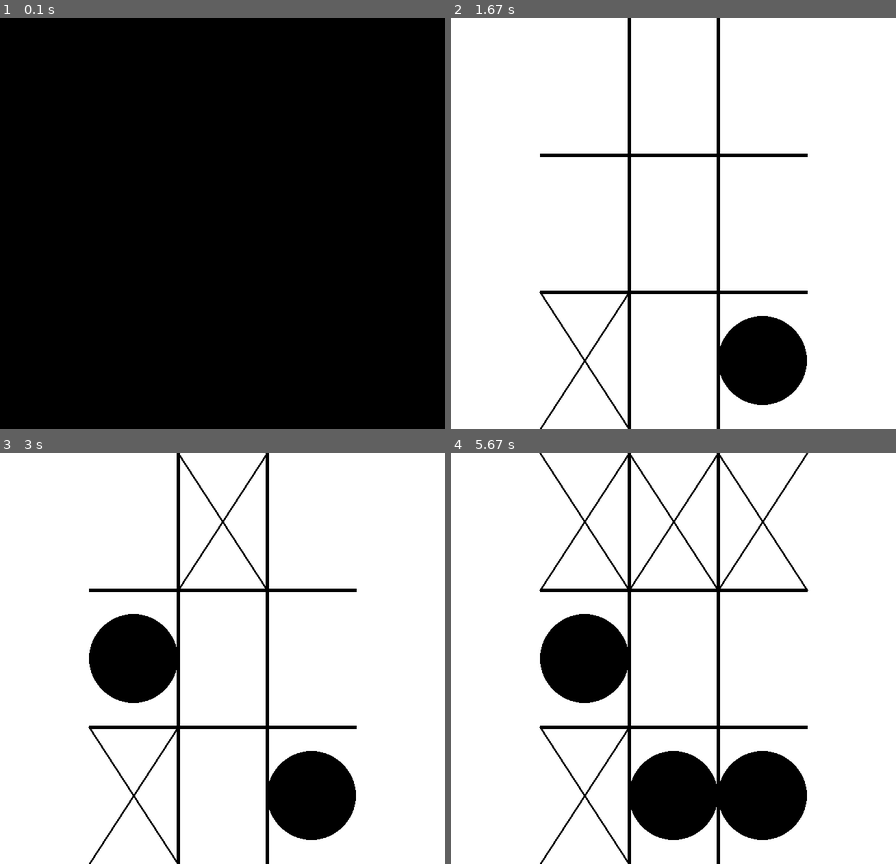
Above: before the commit, frames 1-4 (two rows, left to right).
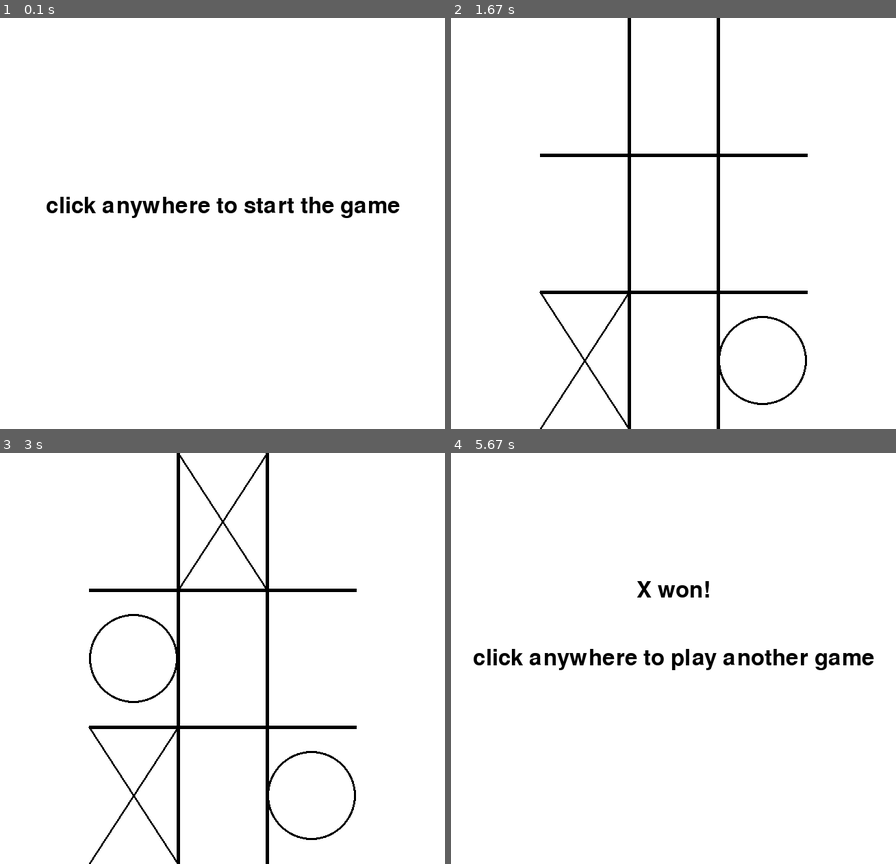
Above: after the commit, the same moments.

Repository: jerukan/tictactoePygame
Game: pygame game, started from src/main.py
Same seed, same stepped clock (60 frames per second), same inputs: the game is played once before the commit and once after it.
Inputs (mouse positions are in pixels of both pictures, inside the frame that each line leads up to):
- Up to frame 1 (0.1 s): no input
- Up to frame 2 (1.67 s): click (673, 223) at 0.38 s; press the mouse at (584, 359) at 0.7 s; move the mouse to (655, 309) at 0.8 s; release the mouse at (726, 260) at 0.93 s; press the mouse at (762, 359) at 1.17 s; move the mouse to (740, 289) at 1.27 s; release the mouse at (722, 223) at 1.4 s
- Up to frame 3 (3 s): press the mouse at (222, 522) at 1.8 s; move the mouse to (204, 642) at 1.9 s; release the mouse at (186, 765) at 2.03 s; press the mouse at (133, 658) at 2.6 s; move the mouse to (151, 629) at 2.7 s; release the mouse at (169, 600) at 2.83 s
- Up to frame 4 (5.67 s): move the mouse to (744, 506) at 3.47 s; click (744, 506) at 3.9 s; move the mouse to (637, 810) at 4.47 s; click (637, 810) at 4.93 s; press the mouse at (584, 522) at 5.57 s

The runs differ from the first frame. In frame 1, 99% of the frame differs, in the area x 0-100%, y 0-100%; in frame 2, 3.1%; in frame 3, 6.2%; in frame 4, 15%.

Commit message:
Added menu screens and a shapes folder.

Diff:
--- a/src/board.py
+++ b/src/board.py
@@ -2,6 +2,7 @@
 from color import Color
 from window import Window
 from game import Game
+from shapes import *
 
 class Board:
 
@@ -58,10 +59,9 @@
                 tile = self.boardTiles[y][x]
                 tilesymb = self.board[y][x]
                 if tilesymb == "X":
-                    pygame.draw.line(Window.DISPLAYSURF, Color.BLACK, tile.topleft, tile.bottomright, 3)
-                    pygame.draw.line(Window.DISPLAYSURF, Color.BLACK, tile.topright, tile.bottomleft, 3)
+                    ShapeX().draw(Window.DISPLAYSURF, Color.BLACK, tile.center, tile.width, tile.height)
                 if tilesymb == "O":
-                    pygame.draw.circle(Window.DISPLAYSURF, Color.BLACK, tile.center, int(tile.width / 2))
+                    ShapeO().draw(Window.DISPLAYSURF, Color.BLACK, tile.center, tile.width)
 
         pygame.display.update()
 
--- a/src/main.py
+++ b/src/main.py
@@ -15,6 +15,8 @@
 
 
 def run():
+
+    surface.displayMenu()
 
     while True:
 
@@ -39,6 +41,7 @@
 
                 if game.checkWinner(board.board, symbol):
                     playing = False
+                    surface.displayWinner(symbol)
                     break
                 CLOCK.tick(surface.FPS)
 
--- /dev/null
+++ b/src/shapes/__init__.py
@@ -0,0 +1,2 @@
+from .shapeX import ShapeX
+from .shapeO import ShapeO
--- /dev/null
+++ b/src/shapes/shapeO.py
@@ -0,0 +1,6 @@
+import pygame
+
+class ShapeO:
+
+    def draw(self, surface, color, center, width):
+        pygame.draw.circle(surface, color, center, int(width / 2), 3)
--- /dev/null
+++ b/src/shapes/shapeX.py
@@ -0,0 +1,7 @@
+import pygame
+
+class ShapeX:
+
+    def draw(self, surface, color, center, width, height):
+        pygame.draw.line(surface, color, (center[0] - int(width / 2), center[1] + int(height / 2)), (center[0] + int(width / 2), center[1] - int(height / 2)), 3)
+        pygame.draw.line(surface, color, (center[0] + int(width / 2), center[1] + int(height / 2)), (center[0] - int(width / 2), center[1] - int(height / 2)), 3)
--- a/src/window.py
+++ b/src/window.py
@@ -1,8 +1,10 @@
 import pygame
-from pygame import *
+from pygame.locals import *
 from color import Color
 
 class Window:
+
+    pygame.init()
 
     WINDOWWIDTH = 650
     WINDOWHEIGHT = 600
@@ -11,7 +13,27 @@
 
     pygame.display.set_caption('Tic tac toe')
 
+    font = pygame.font.SysFont(None, 48)
+
     FPS = 60
 
     def displayWindow(self):
         self.DISPLAYSURF.fill(Color.WHITE)
+
+    def drawText(self, text, x, y):
+        textObj = self.font.render(text, True, Color.BLACK)
+        textRect = textObj.get_rect()
+        textRect.center = (x, y)
+        self.DISPLAYSURF.blit(textObj, textRect)
+
+
+    def displayMenu(self):
+        self.displayWindow()
+        self.drawText("click anywhere to start the game", 325, 275)
+        pygame.display.update()
+
+    def displayWinner(self, winner):
+        self.displayWindow()
+        self.drawText(winner + " won!", 325, 200)
+        self.drawText("click anywhere to play another game", 325, 300)
+        pygame.display.update()
